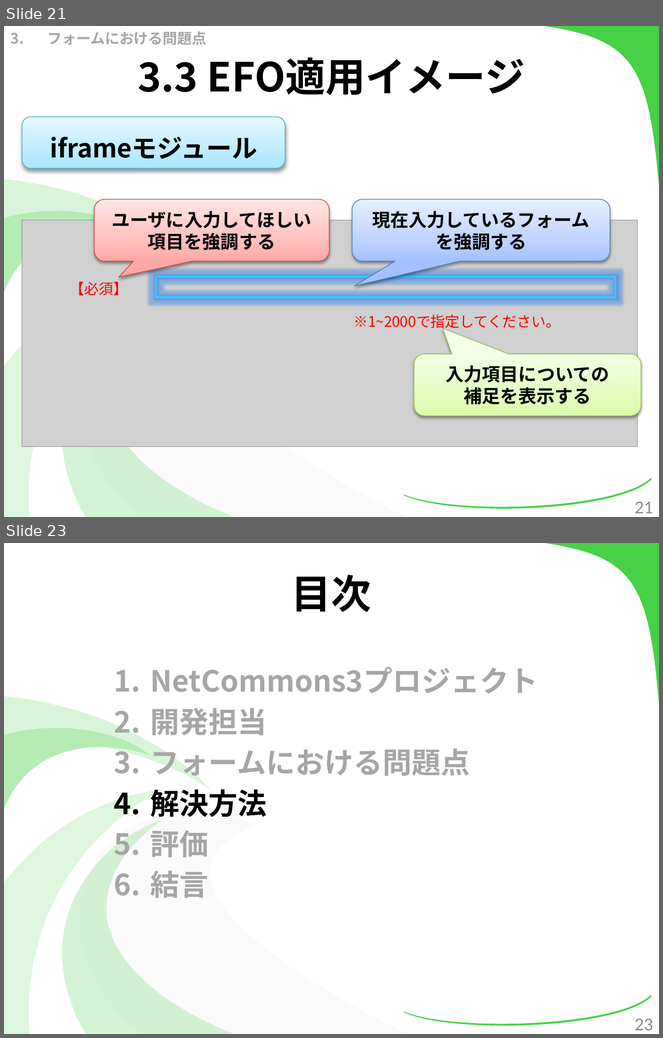
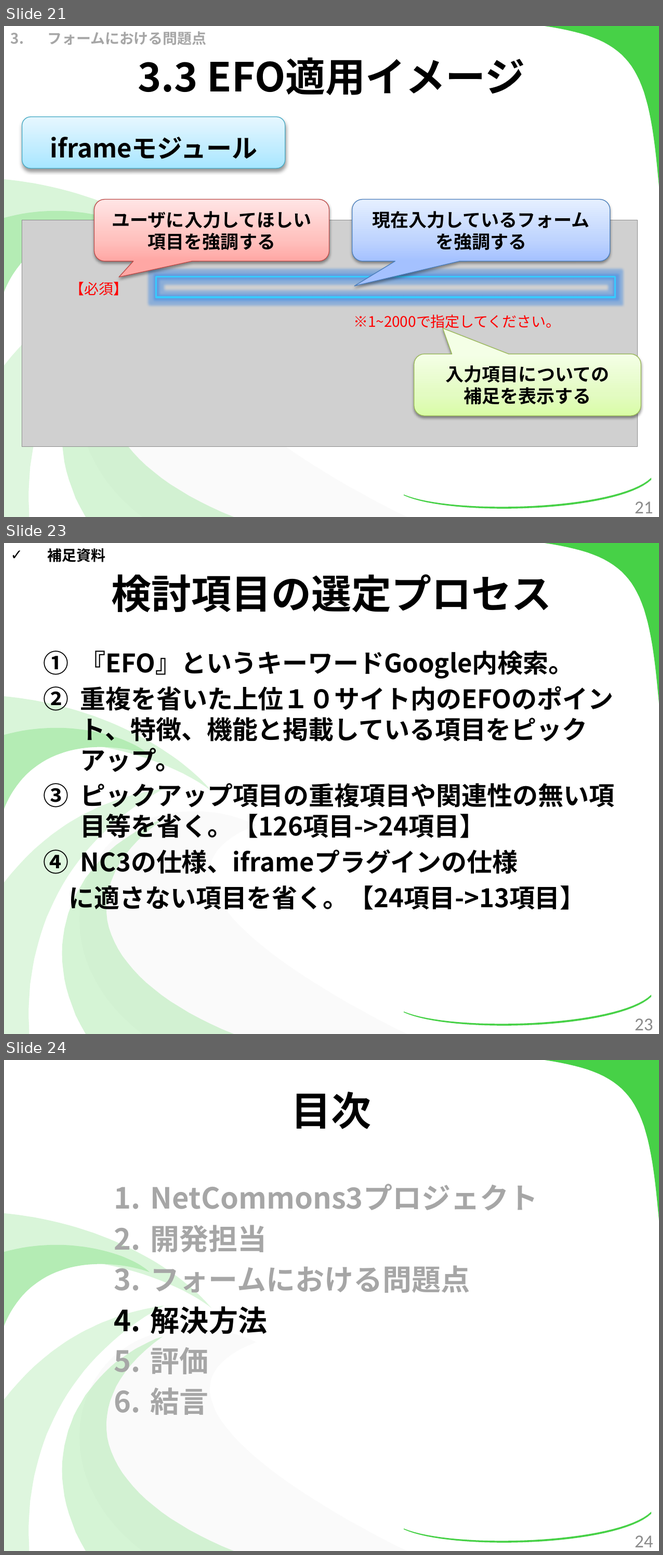
Before and after one commit to kotaro0717/Report-Management, a slide deck: 1.中間報告/3.発表資料/report_hokada.pptx. Shown one above the other, each under a label of ours: slides 21 and 23 before the commit, slides 21, 23 and 24 after it; the slides between them are not shown. The pictures are 663x1038 and 663x1555 pixels, drawn with LibreOffice and Linux fonts; fonts in the diff are those of the drawing; grey boxes stand for pictures. Boxes give left, top, right and bottom in pixels: in the first picture for what was removed or moved away, otherwise in the second. Text is boxed around its words. In the diff, an @@ line names an element or a change of style, - is before the commit and + after.

```diff
--- a/1.中間報告/3.発表資料/report_hokada.pptx
+++ b/1.中間報告/3.発表資料/report_hokada.pptx
@@ slide 23 added at box(4, 543, 659, 1034), background #FFFFFF; not listed: 7 template elements that a slide beside it also shows @@
@@ text added at box(47, 548, 105, 562), 16 pt, text #000000, bold @@
+✓ 補足資料
@@ title added at box(111, 574, 552, 612), 44 pt, text #000000, bold @@
+検討項目の選定プロセス
@@ text added at box(69, 651, 614, 914), 28 pt, text #000000, bold @@
+1. 『EFO』というキーワードGoogle内検索。
+2. 重複を省いた上位１０サイト内のEFOのポイント、特徴、機能と掲載している項目をピックアップ。
+3. ピックアップ項目の重複項目や関連性の無い項目等を省く。【126項目->24項目】
+4. NC3の仕様、iframeプラグインの仕様
+に適さない項目を省く。【24項目->13項目】
@@ page number added at box(635, 1019, 653, 1031), 20 pt, text #8C8C8C @@
+23
@@ what was slide 23 is now slide 24 @@
@@ page number at box(635, 1536, 653, 1548): text changed @@
-23
+24
```
Also in this commit, not shown: 19 slides changed, 2 other slides added, 1 slide removed, 5 other files.
